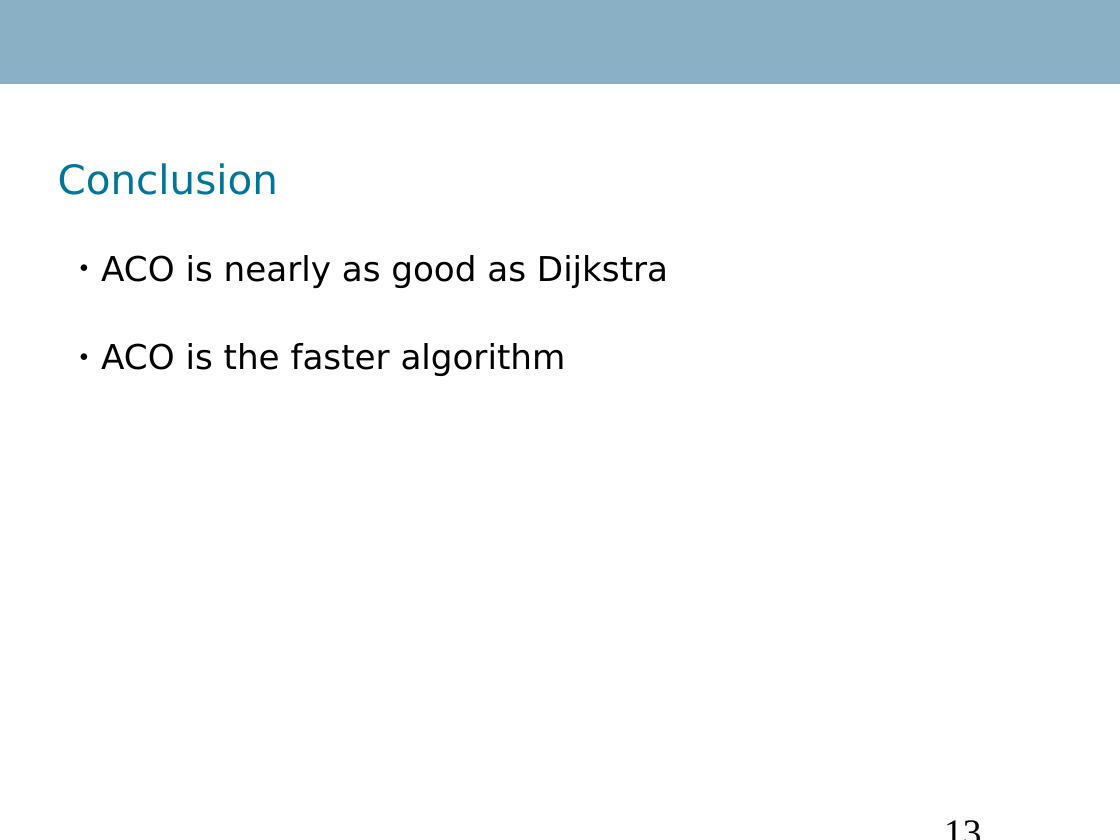
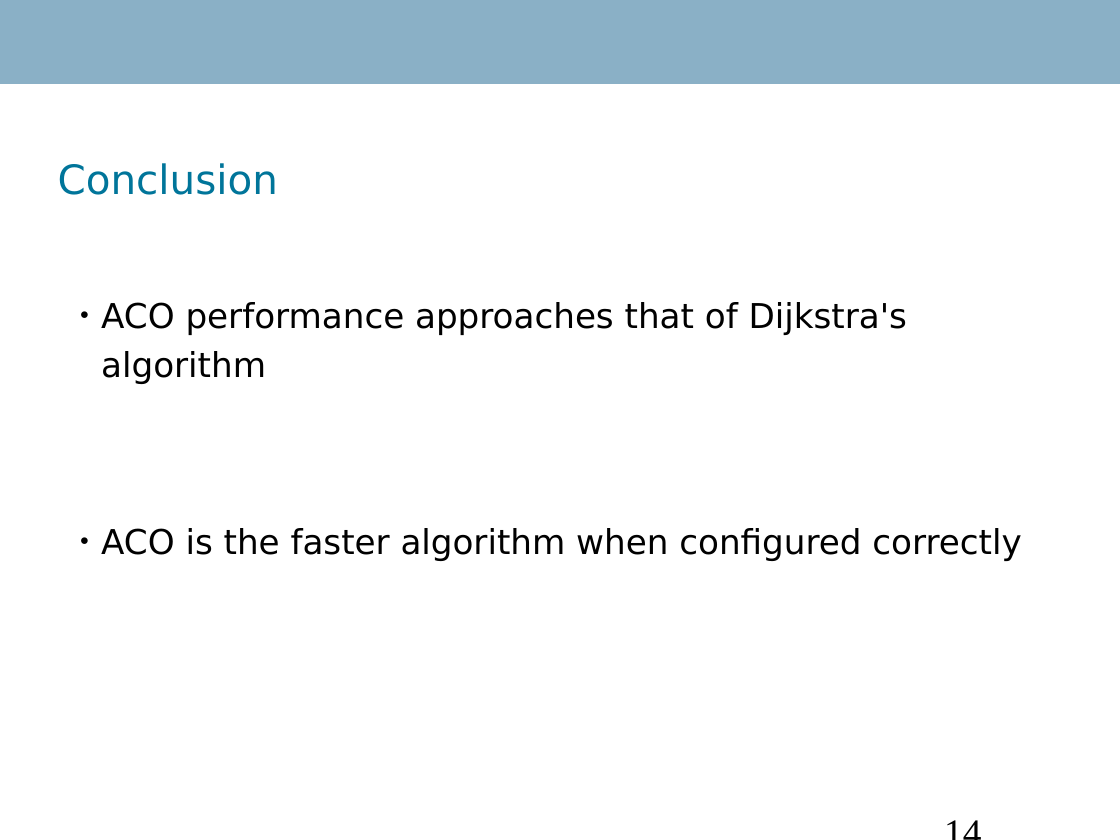
Before and after one commit to Danidude/Master-Thesis, a slide deck: slide 14 of Report/IKT 590 Master Thesis.ppt (slide 13 before the commit). Drawn at 1120x840 pixels with LibreOffice and Linux fonts; fonts in the diff are those of the drawing; background and template pictures are left out. Boxes give left, top, right and bottom in pixels: in the first picture for what was removed or moved away, otherwise in the second. Text is boxed around its words. In the diff, an @@ line names an element or a change of style, - is before the commit and + after.

Commit message:
Added some changes 3

```diff
--- a/Report/IKT 590 Master Thesis.ppt
+++ b/Report/IKT 590 Master Thesis.ppt
@@ text at (101, 302, 1021, 561): text changed @@
-● ACO is nearly as good as Dijkstra
-● ACO is the faster algorithm
+● ACO performance approaches that of Dijkstra's algorithm
+● ACO is the faster algorithm when configured correctly
@@ page number at (933, 803, 1089, 840): text changed @@
-13
+14
```
Also in this commit, not shown: 10 other slides changed, 1 slide added.
